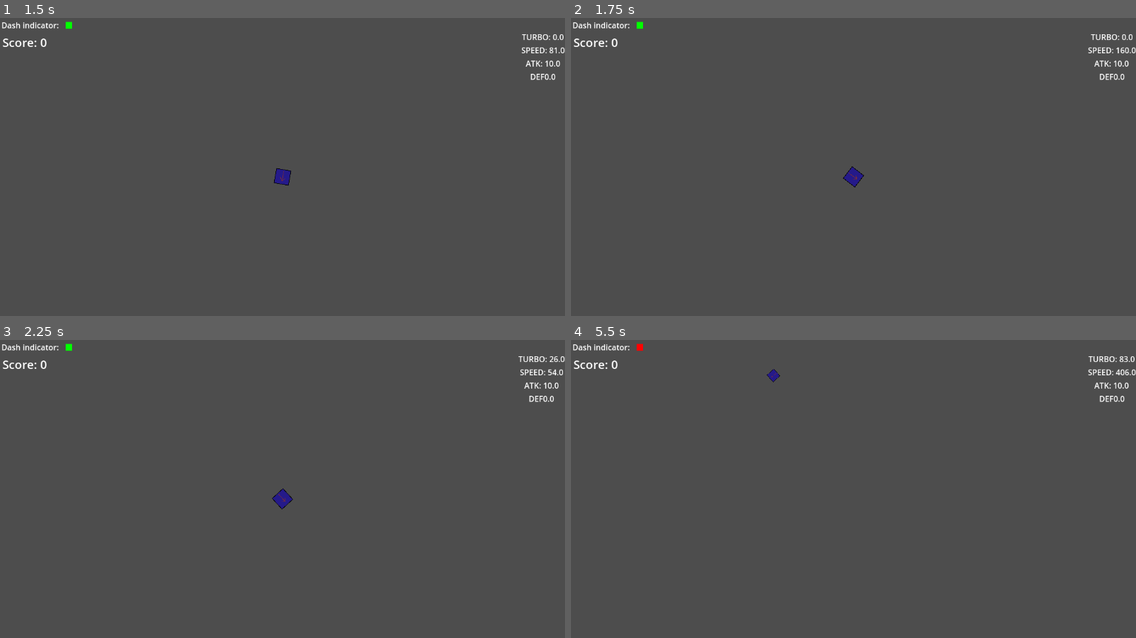
Above: before the commit, frames 1-4 (two rows, left to right).
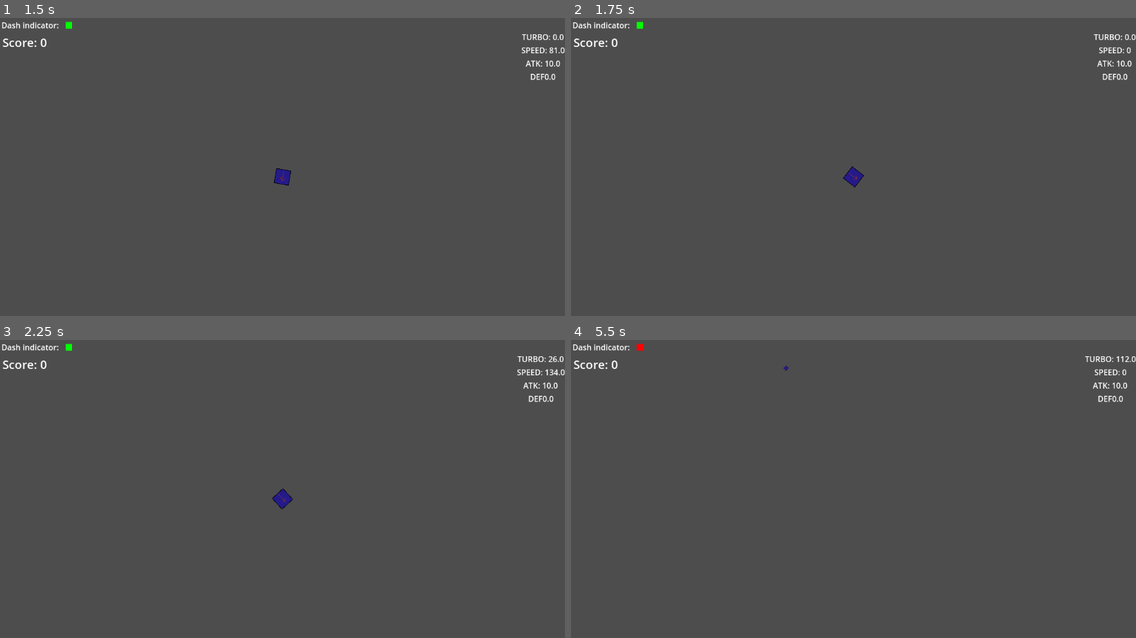
Above: after the commit, the same moments.

Repository: IanuReeves/Dirt-Defenders
Game: Godot game, scene res://scenes/ui/main_menu.tscn
Same seed, same stepped clock (60 frames per second), same inputs: the game is played once before the commit and once after it.
Inputs (mouse positions are in pixels of both pictures, inside the frame that each line leads up to):
- Up to frame 1 (1.5 s): click "Launch!" at 0.5 s; tap Enter at 1.25 s; move the mouse to (406, 161) at 1.27 s; hold W (forward) from 1.28 s (still down); tap Q (dash) at 1.35 s
- Up to frame 2 (1.75 s): keep holding W (forward)
- Up to frame 3 (2.25 s): move the mouse to (169, 515) at 2.02 s; release W (forward) at 2.03 s; hold S (brake) from 2.03 s (still down); tap Q (dash) at 2.1 s
- Up to frame 4 (5.5 s): move the mouse to (910, 429) at 2.77 s; release S (brake) at 2.78 s; press the mouse at (910, 429) at 2.78 s; hold W (forward) 2.78-4.28 s; tap Q (dash) at 3.05, 3.8, 4.35, 5.1 s; move the mouse to (825, 563) at 3.52 s; release the mouse at (825, 563) at 3.53 s; tap F (zoom) at 3.6 s; move the mouse to (1023, 545) at 4.27 s; hold S (brake) from 4.28 s (still down); move the mouse to (684, 450) at 5.02 s

Frame 1 is identical in both runs. In frame 2, 0.4% of the frame differs, in the area x 91-100%, y 5-21%; in frame 3, 0.4%; in frame 4, 0.5%, in the area x 34-100%, y 5-21%.

Commit message:
RESTARTED ENEMY IG

Diff:
--- a/parts/dashpart.gd
+++ b/parts/dashpart.gd
@@ -1,6 +1,11 @@
 extends Part
 class_name DashPart
+@onready var sign: GPUParticles2D = $GPUParticles2D
 
 func _process(delta: float) -> void:
-	if player.velocity.length() > 300:
-		pass
+	if player.velocity.length() > 150:
+		stats.turbo_strength = 50
+		sign.emitting = true
+	if player.dashed or player.velocity.length() < 200:
+		stats.turbo_strength = 5
+		sign.emitting = false
--- a/parts/dashpart.tscn
+++ b/parts/dashpart.tscn
@@ -1,6 +1,35 @@
-[gd_scene load_steps=2 format=3 uid="uid://cccfurky2d5ek"]
+[gd_scene load_steps=5 format=3 uid="uid://cccfurky2d5ek"]
 
 [ext_resource type="Script" uid="uid://cldfn74vlsbit" path="res://parts/dashpart.gd" id="1_5wucs"]
+[ext_resource type="Script" uid="uid://clpd50adeck85" path="res://scripts/resources/player_stats_resource.gd" id="2_f4quf"]
+
+[sub_resource type="Resource" id="Resource_rguvs"]
+script = ExtResource("2_f4quf")
+power = 0.0
+attack = 0.0
+bullet_speed = 0.0
+bullet_amount = 0
+bullet_spread = 0.0
+bullet_lifetime = 0.0
+acceleration = 0.0
+top_speed = 10.0
+brake_strength = 0.0
+rotation_speed = 30.0
+max_turbo = 100.0
+turbo_cooldown = -1.0
+turbo_strength = 5.0
+max_hp = -10.0
+defense = 10.0
+metadata/_custom_type_script = "uid://clpd50adeck85"
+
+[sub_resource type="ParticleProcessMaterial" id="ParticleProcessMaterial_f4quf"]
+particle_flag_disable_z = true
+gravity = Vector3(0, 98, 0)
 
 [node name="dashpart" type="Node2D"]
 script = ExtResource("1_5wucs")
+stats = SubResource("Resource_rguvs")
+
+[node name="GPUParticles2D" type="GPUParticles2D" parent="."]
+emitting = false
+process_material = SubResource("ParticleProcessMaterial_f4quf")
--- /dev/null
+++ b/scenes/detector.gd
@@ -0,0 +1,21 @@
+extends Node2D
+class_name Detector
+
+var targeting : bool = false
+var target : Node2D
+var targetpos : Vector2
+var targetangle
+var playerdir : Vector2
+@onready var player : Player = get_parent().get_node("Player")
+
+func checkrays():
+	pass
+
+func _process(delta: float) -> void:
+	pass
+
+func track():
+	if targeting == true:
+		targetpos = target.position
+		targetangle = position.angle_to(targetpos)
+		playerdir = Vector2(cos(targetangle), sin(targetangle))
--- a/scenes/enemy.tscn
+++ b/scenes/enemy.tscn
@@ -1,19 +1,18 @@
-[gd_scene load_steps=7 format=3 uid="uid://b03d85g3b64k7"]
+[gd_scene load_steps=8 format=3 uid="uid://b03d85g3b64k7"]
 
-[ext_resource type="Script" uid="uid://cv4j3girky82k" path="res://scripts/enemy.gd" id="1_5uy6h"]
+[ext_resource type="Script" uid="uid://b1gxf3fyppalx" path="res://scripts/ENEMY2.gd" id="1_4ra3w"]
 [ext_resource type="Script" uid="uid://bu27sw7avjeew" path="res://scripts/components/hitboxcomponent.gd" id="1_md0e3"]
 [ext_resource type="Script" uid="uid://wy7pwks6axut" path="res://scripts/components/healthcomponent.gd" id="2_4ra3w"]
+[ext_resource type="PackedScene" uid="uid://blvrw4btub433" path="res://scenes/weapon.tscn" id="4_5uy6h"]
+[ext_resource type="Script" uid="uid://c1q6l12tx5fnq" path="res://scenes/detector.gd" id="4_c4w8v"]
 
 [sub_resource type="CircleShape2D" id="CircleShape2D_5uy6h"]
 
 [sub_resource type="CircleShape2D" id="CircleShape2D_c4w8v"]
 radius = 12.0416
 
-[sub_resource type="CircleShape2D" id="CircleShape2D_xwavj"]
-radius = 113.635
-
 [node name="Enemy" type="CharacterBody2D"]
-script = ExtResource("1_5uy6h")
+script = ExtResource("1_4ra3w")
 
 [node name="CollisionShape2D" type="CollisionShape2D" parent="."]
 shape = SubResource("CircleShape2D_5uy6h")
@@ -30,7 +29,30 @@
 script = ExtResource("2_4ra3w")
 metadata/_custom_type_script = "uid://wy7pwks6axut"
 
-[node name="Area2D" type="Area2D" parent="."]
+[node name="Detector" type="Node2D" parent="."]
+script = ExtResource("4_c4w8v")
 
-[node name="CollisionShape2D" type="CollisionShape2D" parent="Area2D"]
-shape = SubResource("CircleShape2D_xwavj")
+[node name="LEFT" type="RayCast2D" parent="Detector"]
+target_position = Vector2(-52, 0)
+
+[node name="UP" type="RayCast2D" parent="Detector"]
+target_position = Vector2(1, -45)
+
+[node name="DOWN" type="RayCast2D" parent="Detector"]
+
+[node name="RIGHT" type="RayCast2D" parent="Detector"]
+target_position = Vector2(56, 0)
+
+[node name="DOWNRIGHT" type="RayCast2D" parent="Detector"]
+target_position = Vector2(39, 33)
+
+[node name="DOWNLEFT" type="RayCast2D" parent="Detector"]
+target_position = Vector2(-37, 37)
+
+[node name="UPLEFT" type="RayCast2D" parent="Detector"]
+target_position = Vector2(-35, -34)
+
+[node name="UPRIGHT" type="RayCast2D" parent="Detector"]
+target_position = Vector2(34, -32)
+
+[node name="Weapon" parent="Detector" instance=ExtResource("4_5uy6h")]
--- a/scenes/game.tscn
+++ b/scenes/game.tscn
@@ -1,30 +1,18 @@
-[gd_scene load_steps=8 format=3 uid="uid://bfjdogfx64gtl"]
+[gd_scene load_steps=6 format=3 uid="uid://bfjdogfx64gtl"]
 
 [ext_resource type="PackedScene" uid="uid://6s3hfdcvwbxr" path="res://scenes/player.tscn" id="1_3wq0y"]
 [ext_resource type="Script" uid="uid://wol241yxawos" path="res://scripts/world.gd" id="1_vrqln"]
 [ext_resource type="PackedScene" uid="uid://w87vxtedle5q" path="res://scenes/planet.tscn" id="4_iywne"]
 [ext_resource type="Script" uid="uid://dfpumv1ys3rqw" path="res://scenes/Worldcam.gd" id="4_jlvyt"]
-[ext_resource type="Script" uid="uid://bqs8g8lkjasxa" path="res://scripts/resources/enemy_stats.gd" id="4_p57ef"]
 [ext_resource type="PackedScene" uid="uid://b03d85g3b64k7" path="res://scenes/enemy.tscn" id="5_iywne"]
-
-[sub_resource type="Resource" id="Resource_u5sy4"]
-script = ExtResource("4_p57ef")
-speed = 20.0
-max_hp = 100.0
-attack = 10.0
-detect_range = 30.0
-desired_target_distance = 10.0
-metadata/_custom_type_script = "uid://bqs8g8lkjasxa"
 
 [node name="World" type="Node2D"]
 script = ExtResource("1_vrqln")
 
 [node name="Player" parent="." instance=ExtResource("1_3wq0y")]
 
-[node name="Enemy" parent="." node_paths=PackedStringArray("planet") instance=ExtResource("5_iywne")]
-position = Vector2(-4, 100)
-stats = SubResource("Resource_u5sy4")
-planet = NodePath("../RigidBody2D")
+[node name="Enemy" parent="." instance=ExtResource("5_iywne")]
+position = Vector2(-49, 44)
 
 [node name="RigidBody2D" parent="." instance=ExtResource("4_iywne")]
 position = Vector2(385, 291)
--- a/scenes/ui/game_overlay.tscn
+++ b/scenes/ui/game_overlay.tscn
@@ -1,6 +1,7 @@
-[gd_scene load_steps=3 format=3 uid="uid://e6iuym7bl3xi"]
+[gd_scene load_steps=4 format=3 uid="uid://e6iuym7bl3xi"]
 
 [ext_resource type="Script" uid="uid://8fhu8cc6ngcc" path="res://scripts/ui/game_overlay.gd" id="1_5gflo"]
+[ext_resource type="Script" uid="uid://bqakejm51g4qk" path="res://scenes/ui/partind.gd" id="2_yhx2g"]
 
 [sub_resource type="LabelSettings" id="LabelSettings_a01yc"]
 font_size = 24
@@ -79,4 +80,22 @@
 text = "Score: 0"
 label_settings = SubResource("LabelSettings_a01yc")
 
+[node name="cooldowns" type="Control" parent="."]
+layout_mode = 3
+anchors_preset = 0
+offset_right = 40.0
+offset_bottom = 40.0
+
+[node name="VBoxcontainer" type="VBoxContainer" parent="cooldowns"]
+layout_mode = 0
+offset_right = 40.0
+offset_bottom = 40.0
+script = ExtResource("2_yhx2g")
+
+[node name="Sprite2D" type="Sprite2D" parent="cooldowns/VBoxcontainer"]
+z_index = 1
+
+[node name="ColorRect" type="ColorRect" parent="cooldowns/VBoxcontainer"]
+layout_mode = 2
+
 [connection signal="timeout" from="Control/ColorRect/Timer" to="." method="_on_timer_timeout"]
--- /dev/null
+++ b/scenes/ui/partind.gd
@@ -0,0 +1,5 @@
+extends VBoxContainer
+
+
+@onready var player : Player = get_parent().get_parent().get_parent()
+@onready var PART : Part
--- /dev/null
+++ b/scripts/ENEMY2.gd
@@ -0,0 +1,32 @@
+extends CharacterBody2D
+class_name Alien
+
+@onready var detector: Detector = $Detector
+var targeting : bool = false
+var target : Node2D
+var targetpos : Vector2
+var targetangle
+var playerdir : Vector2
+
+
+@onready var player : Player = get_parent().get_node("Player")
+
+var state
+
+@export var stats : EnemyStats
+
+func _physics_process(delta: float) -> void:
+	if player:
+		targetpos = player.position
+		targetangle = position.angle_to(targetpos)
+		playerdir = Vector2(cos(targetangle), sin(targetangle))
+		velocity += playerdir
+	move_and_slide()
+
+func statecheck():
+	if detector.targeting:
+		state = attackstate()
+
+func attackstate():
+	velocity = detector.playerdir
+	move_and_slide()
--- a/scripts/enemy.gd
+++ b/scripts/enemy.gd
@@ -11,6 +11,7 @@
 func _ready() -> void:
 	health.max = stats.max_hp
 	health.current = stats.max_hp
+
 
 func sort_distance(a,b):
 	if a.length() > b.length():
Not shown, added: scenes/detector.gd.uid
Not shown, added: scenes/ui/partind.gd.uid
Not shown, added: scripts/ENEMY2.gd.uid
Binary file added: textures/particles_flipbook_example.webp
Not shown, added: textures/particles_flipbook_example.webp.import
